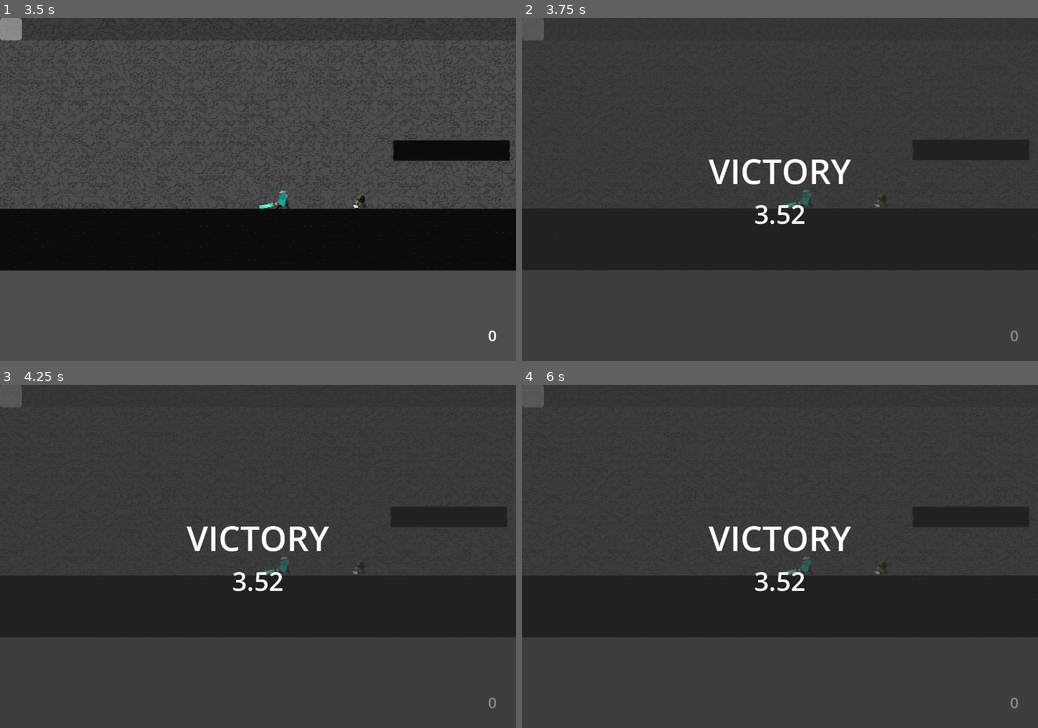
Above: before the commit, frames 1-4 (two rows, left to right).
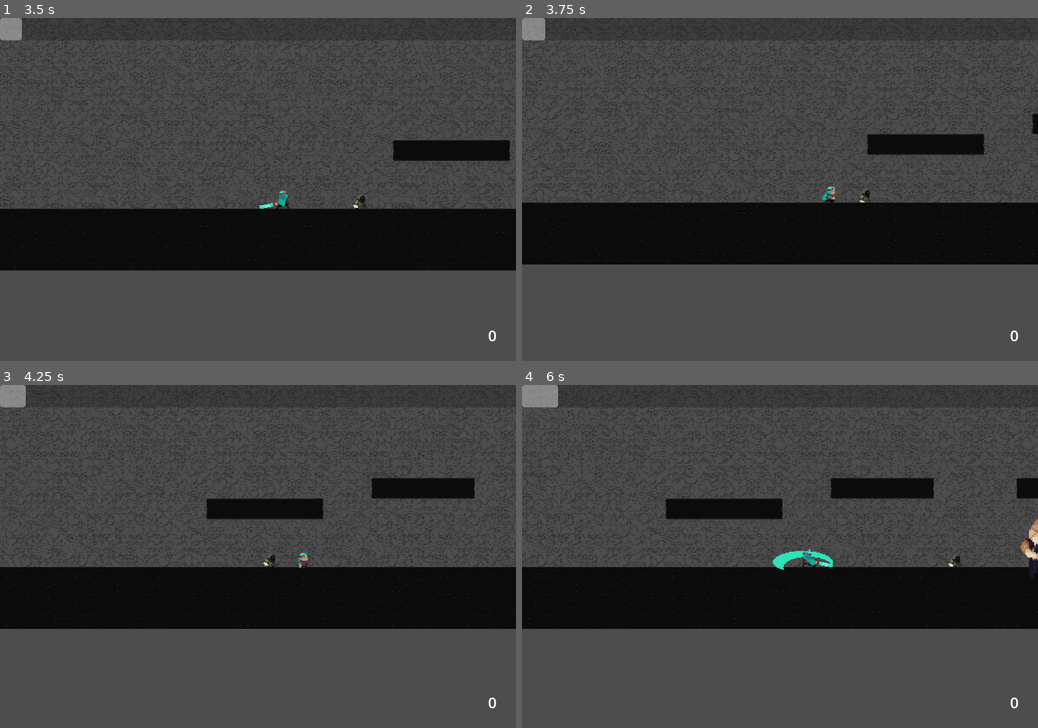
Above: after the commit, the same moments.

Repository: samsamfisher/Project_M
Game: Godot game, scene res://Scènes/main.tscn
The game is run twice, just before and just after one commit, with the same random seed, the same clock (stepped at 60 frames per second) and the same inputs.
Inputs (mouse positions are in pixels of both pictures, inside the frame that each line leads up to):
- Up to frame 1 (3.5 s): move the mouse to (371, 172) at 0.52 s; hold D (move_right) 0.53-2.03 s; tap Shift (dash) at 0.6, 2.1 s; tap Space (jump) at 0.77, 1.52, 3.02 s; move the mouse to (154, 206) at 1.27 s; click (154, 206) at 1.35 s; move the mouse to (309, 114) at 2.02 s; hold A (move_left) 2.03-2.78 s; move the mouse to (232, 258) at 2.77 s; hold D (move_right) from 2.78 s (still down); click (232, 258) at 2.85 s
- Up to frame 2 (3.75 s): keep holding D (move_right); move the mouse to (934, 240) at 3.52 s; tap Shift (dash) at 3.6 s
- Up to frame 3 (4.25 s): keep holding D (move_right); tap Space (jump) at 3.77 s
- Up to frame 4 (6 s): move the mouse to (625, 505) at 4.27 s; release D (move_right) at 4.28 s; hold A (move_left) 4.28-5.03 s; click (625, 505) at 4.35 s; tap Space (jump) at 4.52 s; move the mouse to (805, 556) at 5.02 s; hold D (move_right) 5.03-5.78 s; tap Shift (dash) at 5.1 s; move the mouse to (702, 470) at 5.77 s; hold A (move_left) from 5.78 s (still down); click (702, 470) at 5.85 s

Frame 1 is identical in both runs. In frame 2, 10% of the frame differs, in the area x 0-100%, y 0-95%; in frame 3, 14%; in frame 4, 15%.

Commit message:
ajout de lecran gameover et correction d'un bug de sigaux

Diff:
--- a/Scripts/Autoload/damage.gd
+++ b/Scripts/Autoload/damage.gd
@@ -1,11 +1,12 @@
 extends Node
 
-signal takeDamage(amount)
 signal died
-
-func SendDamage(damage):
-	takeDamage.emit(damage)
+signal playerDied
 
 func SendDied():
 	died.emit()
 	get_tree().paused = true
+
+func SendPlayerDied():
+	playerDied.emit()
+	get_tree().paused = true
--- a/Scripts/Player.gd
+++ b/Scripts/Player.gd
@@ -42,7 +42,6 @@
 @onready var sprite: AnimatedSprite2D = $AnimatedSprite2D  # adapte si tu utilises AnimatedSprite2D
 
 func _ready() -> void:
-	Damage.takeDamage.connect(take_Damage)
 	sprite.animation_finished.connect(_on_anim_finished)
 	collisionEpee.disabled = true
 
@@ -162,12 +161,13 @@
 
 func _on_sword_body_entered(body: Node2D) -> void:
 	if body.is_in_group("Boss"):
-		Damage.SendDamage(100)
+		body.takeDamageBoss(100)
+		print("LE BOSS PERDS 100 DE VIE")
 
 
 
-func take_Damage(amount):
+func takeDamage(amount):
 	vie -= amount
-	print(vie)
+	print("Vie restantes : ", vie)
 	if vie <= 0:
-		print("GAME OVER")
+		Damage.SendPlayerDied()
--- a/Scripts/boss.gd
+++ b/Scripts/boss.gd
@@ -11,7 +11,6 @@
 # Called when the node enters the scene tree for the first time.
 func _ready() -> void:
 	vieBoss = vie_de_base + (Stats.time * facteur)
-	Damage.takeDamage.connect(takeDamageBoss)
 
 
 # Called every frame. 'delta' is the elapsed time since the previous frame.
@@ -40,4 +39,4 @@
 
 func _on_hand_collide_left_body_entered(body: Node2D) -> void:
 	if body.is_in_group("Player"):
-		Damage.SendDamage(1)
+		body.takeDamage(1)
--- /dev/null
+++ b/Scripts/game_over.gd
@@ -0,0 +1,9 @@
+extends CanvasLayer
+
+
+# Called when the node enters the scene tree for the first time.
+func _ready() -> void:
+	Damage.playerDied.connect(displayGameOver)
+
+func displayGameOver():
+	visible = true
--- a/Scripts/victory_menu.gd
+++ b/Scripts/victory_menu.gd
@@ -5,7 +5,6 @@
 func _ready() -> void:
 	Damage.died.connect(displayMenu)
 
-
 func displayMenu():
 	visible = true
 	$VBoxContainer/Time.text = "%.2f" % Stats.time
--- /dev/null
+++ b/Scènes/game_over.tscn
@@ -0,0 +1,26 @@
+[gd_scene format=3 uid="uid://vr8gfvkx4y27"]
+
+[ext_resource type="Script" uid="uid://4icbe50vbr07" path="res://Scripts/game_over.gd" id="1_wr0vd"]
+
+[node name="GameOver" type="CanvasLayer" unique_id=1636614842]
+visible = false
+script = ExtResource("1_wr0vd")
+
+[node name="ColorRect" type="ColorRect" parent="." unique_id=1241472552]
+anchors_preset = 15
+anchor_right = 1.0
+anchor_bottom = 1.0
+grow_horizontal = 2
+grow_vertical = 2
+color = Color(0.22376983, 0.20285092, 0.20285092, 0.56700003)
+
+[node name="Label" type="Label" parent="." unique_id=1214190392]
+anchors_preset = 15
+anchor_right = 1.0
+anchor_bottom = 1.0
+grow_horizontal = 2
+grow_vertical = 2
+theme_override_font_sizes/font_size = 80
+text = "GAME OVER"
+horizontal_alignment = 1
+vertical_alignment = 1
--- a/Scènes/main.tscn
+++ b/Scènes/main.tscn
@@ -7,6 +7,7 @@
 [ext_resource type="PackedScene" uid="uid://8bg2ffsi8yu5" path="res://Scènes/trigger_box_spawn.tscn" id="5_ncfxm"]
 [ext_resource type="PackedScene" uid="uid://01drnicps072" path="res://Scènes/victory_menu.tscn" id="6_woylh"]
 [ext_resource type="PackedScene" uid="uid://sfh74fw27ypb" path="res://Scènes/enemy_patrol.tscn" id="7_2f0x7"]
+[ext_resource type="PackedScene" uid="uid://vr8gfvkx4y27" path="res://Scènes/game_over.tscn" id="7_us3xc"]
 
 [node name="Main" type="Node2D" unique_id=1805071930]
 
@@ -43,6 +44,8 @@
 
 [node name="VictoryMenu" parent="." unique_id=1339370158 instance=ExtResource("6_woylh")]
 
+[node name="GameOver" parent="." unique_id=1636614842 instance=ExtResource("7_us3xc")]
+
 [node name="EnemyPatrol" parent="." unique_id=97726162 node_paths=PackedStringArray("marker2D1", "marker2D2") instance=ExtResource("7_2f0x7")]
 position = Vector2(253, 832)
 marker2D1 = NodePath("../PatrolPoint1")
Not shown, added: Scripts/game_over.gd.uid
